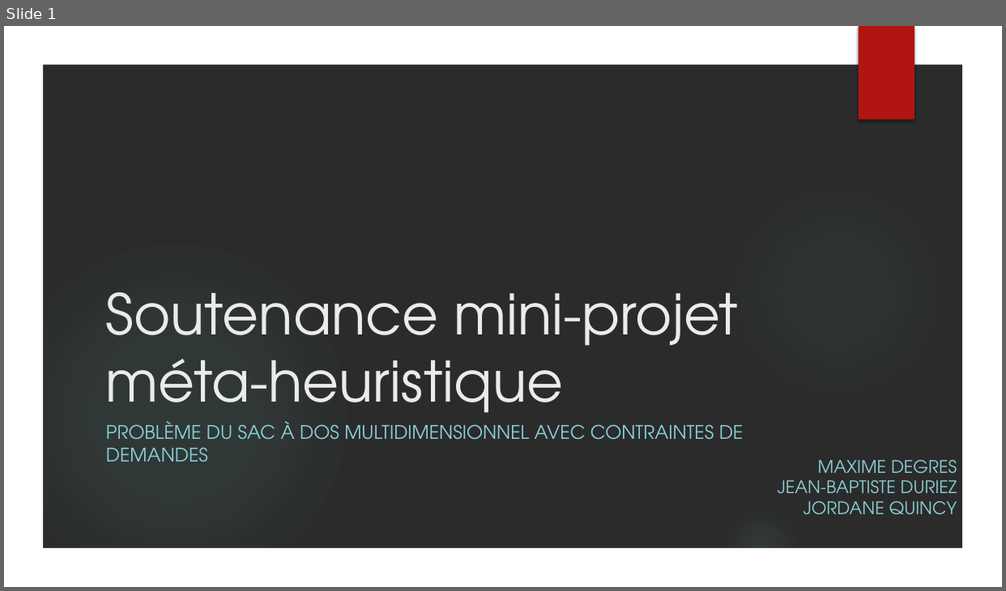
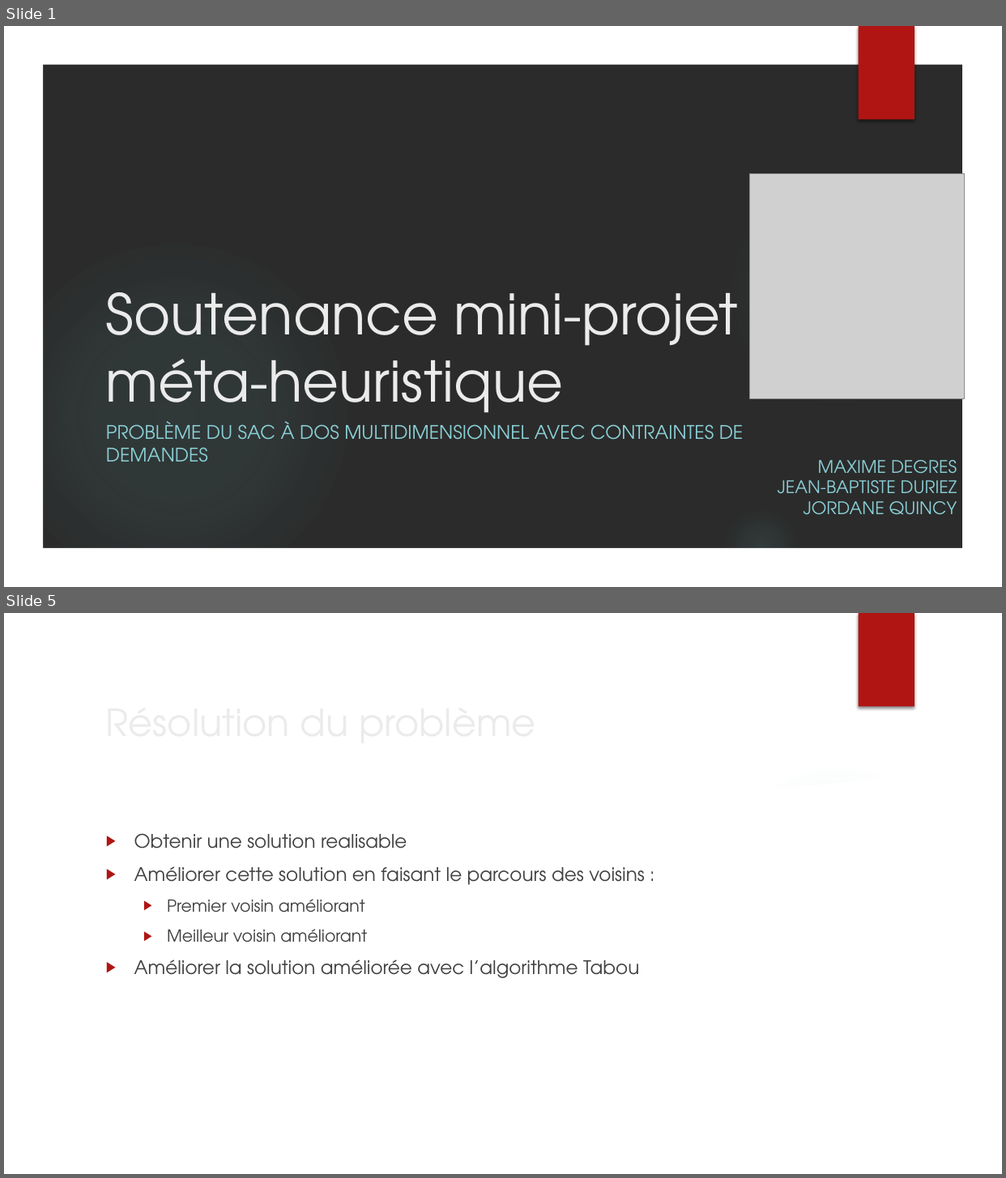
Before and after one commit to jordane-quincy/M2_MetaHeuristique, a slide deck: TP/Soutenance.pptx. Shown one above the other, each under a label of ours: slide 1 before the commit, slides 1 and 5 after it; the slides between them are not shown. The pictures are 1006x591 and 1006x1178 pixels, drawn with LibreOffice and Linux fonts; fonts in the diff are those of the drawing; grey boxes stand for pictures; background and template pictures are left out; a plain dark background stands for a picture behind light text. Boxes give left, top, right and bottom in pixels: in the first picture for what was removed or moved away, otherwise in the second. Text is boxed around its words. In the diff, an @@ line names an element or a change of style, - is before the commit and + after.

```diff
--- a/TP/Soutenance.pptx
+++ b/TP/Soutenance.pptx
@@ slide 5 added at (4, 613, 1002, 1174), background picture (left out); not listed: 5 template elements that a slide beside it also shows @@
@@ title added at (98, 692, 820, 750), 36 pt, text #EBEBEB @@
+Résolution du problème
@@ freeform shape added at (698, 738, 971, 820), fill #FFFFFF at 20% opacity @@
@@ freeform shape added at (41, 766, 965, 1137), fill #FFFFFF @@
@@ text added at (134, 833, 645, 978), 18 pt, text #404040 @@
+▶ Obtenir une solution realisable
+▶ Améliorer cette solution en faisant le parcours des voisins :
+  ▶ Premier voisin améliorant
+  ▶ Meilleur voisin améliorant
+▶ Améliorer la solution améliorée avec l’algorithme Tabou
@@ slide 1 changed as well @@
@@ picture added at (750, 173, 965, 399) @@
```
Also in this commit, not shown: 5 other slides added.
